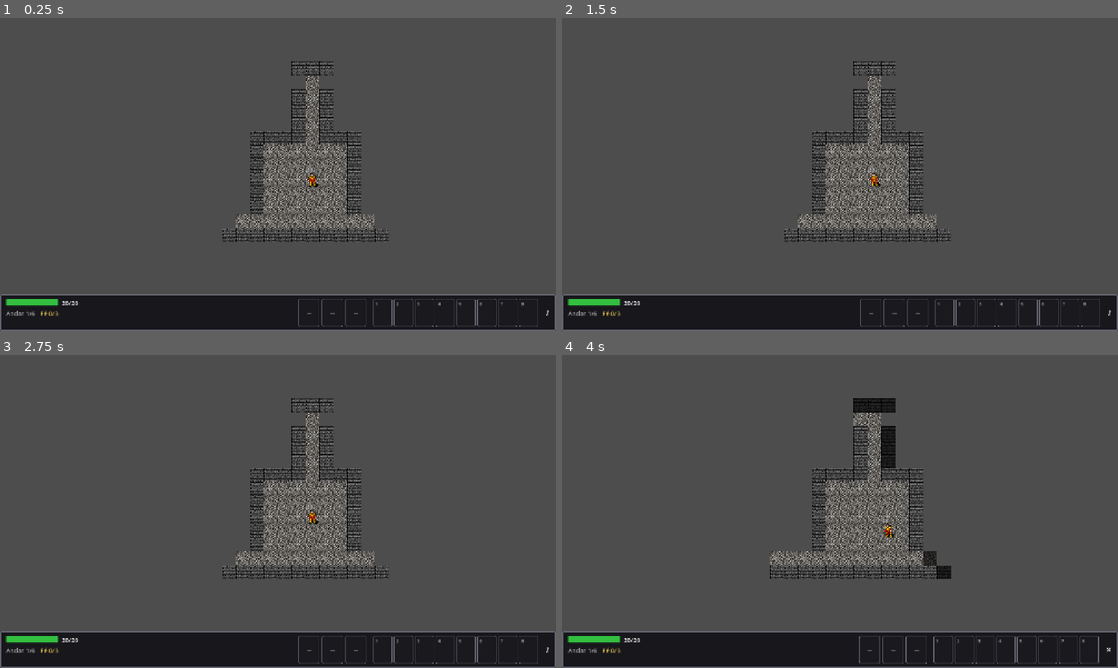
Above: before the commit, frames 1-4 (two rows, left to right).
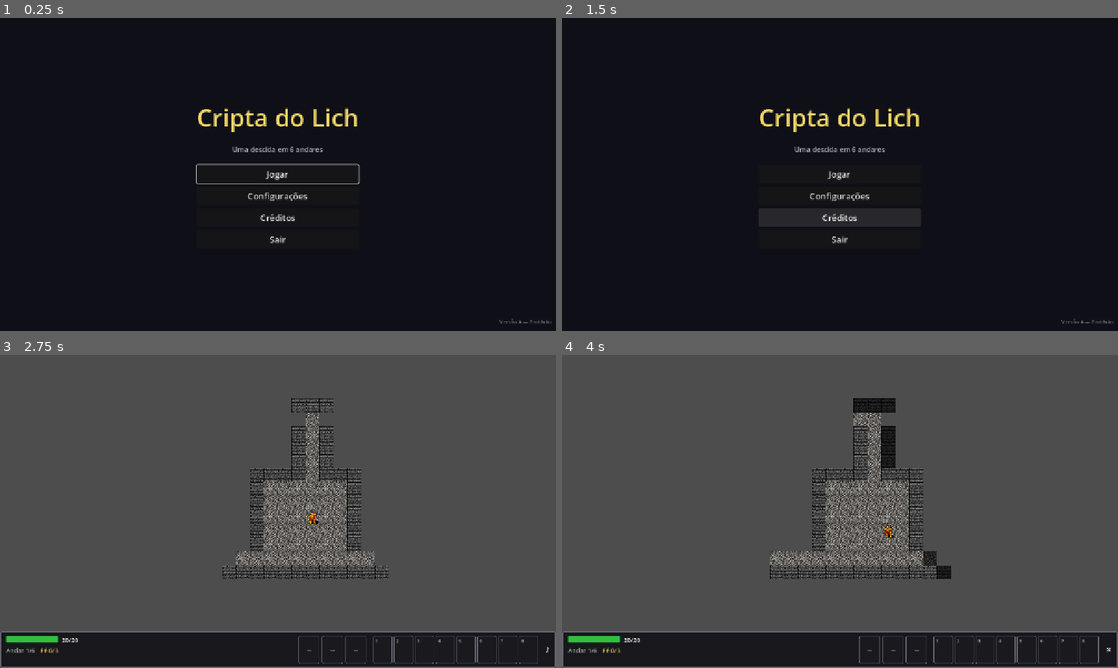
Above: after the commit, the same moments.

Repository: NicolasDeNigris91/Public_Roguelike
Game: Godot game, scene res://scenes/main_menu.tscn
The game is run twice, just before and just after one commit, with the same random seed, the same clock (stepped at 60 frames per second) and the same inputs. Before the commit the project starts from res://scenes/main.tscn.
Inputs (mouse positions are in pixels of both pictures, inside the frame that each line leads up to):
- Up to frame 1 (0.25 s): no input
- Up to frame 2 (1.5 s): click (840, 196) at 0.5 s, where only the run after the commit has a clickable "Configurações"; click (840, 218) at 1.25 s, where only the run after the commit has a clickable "Créditos"
- Up to frame 3 (2.75 s): click (278, 511) at 2 s, where only the run after the commit has a clickable "Jogar"
- Up to frame 4 (4 s): tap Enter at 2.75 s; move the mouse to (962, 495) at 2.77 s; hold Right 2.78-3.53 s; tap M at 2.85 s; move the mouse to (728, 527) at 3.52 s; hold Down from 3.53 s (still down); tap R at 3.6 s

The runs differ from the first frame. In frame 1, 89% of the frame differs, in the area x 0-100%, y 0-100%; in frame 2, 89%; in frame 3, less than 0.1%; in frame 4, less than 0.1%.

Commit message:
feat: add main menu as boot scene with title 'Cripta do Lich'
Main menu has 4 buttons (Jogar / Configurações / Créditos / Sair),
centered layout with large gold title and subtitle 'Uma descida em 6
andares'. Play transitions to scenes/main.tscn (unchanged game scene).
Settings and Credits buttons reveal hidden overlay CanvasLayers that
will be populated in the next commits. Quit calls get_tree().quit().

project.godot: main_scene now points to main_menu.tscn; game name
changed to 'Cripta do Lich'.

Diff:
--- a/project.godot
+++ b/project.godot
@@ -10,9 +10,9 @@
 
 [application]
 
-config/name="Roguelike"
+config/name="Cripta do Lich"
 config/description="Turn-based grid roguelike — portfolio piece."
-run/main_scene="res://scenes/main.tscn"
+run/main_scene="res://scenes/main_menu.tscn"
 config/features=PackedStringArray("4.6", "GL Compatibility")
 config/icon="res://icon.svg"
 
--- /dev/null
+++ b/scenes/main_menu.tscn
@@ -0,0 +1,97 @@
+[gd_scene load_steps=2 format=3]
+
+[ext_resource type="Script" path="res://scripts/main_menu.gd" id="1_menu"]
+
+[node name="MainMenu" type="Control"]
+layout_mode = 3
+anchors_preset = 15
+anchor_right = 1.0
+anchor_bottom = 1.0
+script = ExtResource("1_menu")
+
+[node name="Background" type="ColorRect" parent="."]
+layout_mode = 1
+anchors_preset = 15
+anchor_right = 1.0
+anchor_bottom = 1.0
+color = Color(0.06, 0.06, 0.09, 1)
+
+[node name="CenterContainer" type="CenterContainer" parent="."]
+layout_mode = 1
+anchors_preset = 15
+anchor_right = 1.0
+anchor_bottom = 1.0
+
+[node name="VBoxContainer" type="VBoxContainer" parent="CenterContainer"]
+layout_mode = 2
+theme_override_constants/separation = 24
+alignment = 1
+
+[node name="TitleLabel" type="Label" parent="CenterContainer/VBoxContainer"]
+layout_mode = 2
+theme_override_colors/font_color = Color(0.95, 0.85, 0.4, 1)
+theme_override_font_sizes/font_size = 56
+text = "Cripta do Lich"
+horizontal_alignment = 1
+
+[node name="SubtitleLabel" type="Label" parent="CenterContainer/VBoxContainer"]
+layout_mode = 2
+theme_override_colors/font_color = Color(0.7, 0.7, 0.75, 1)
+theme_override_font_sizes/font_size = 16
+text = "Uma descida em 6 andares"
+horizontal_alignment = 1
+
+[node name="ButtonsVBox" type="VBoxContainer" parent="CenterContainer/VBoxContainer"]
+layout_mode = 2
+theme_override_constants/separation = 8
+alignment = 1
+
+[node name="PlayButton" type="Button" parent="CenterContainer/VBoxContainer/ButtonsVBox"]
+custom_minimum_size = Vector2(220, 42)
+layout_mode = 2
+theme_override_font_sizes/font_size = 20
+text = "Jogar"
+
+[node name="SettingsButton" type="Button" parent="CenterContainer/VBoxContainer/ButtonsVBox"]
+custom_minimum_size = Vector2(220, 42)
+layout_mode = 2
+theme_override_font_sizes/font_size = 20
+text = "Configurações"
+
+[node name="CreditsButton" type="Button" parent="CenterContainer/VBoxContainer/ButtonsVBox"]
+custom_minimum_size = Vector2(220, 42)
+layout_mode = 2
+theme_override_font_sizes/font_size = 20
+text = "Créditos"
+
+[node name="QuitButton" type="Button" parent="CenterContainer/VBoxContainer/ButtonsVBox"]
+custom_minimum_size = Vector2(220, 42)
+layout_mode = 2
+theme_override_font_sizes/font_size = 20
+text = "Sair"
+
+[node name="VersionLabel" type="Label" parent="."]
+layout_mode = 1
+anchors_preset = 3
+anchor_left = 1.0
+anchor_top = 1.0
+anchor_right = 1.0
+anchor_bottom = 1.0
+offset_left = -140.0
+offset_top = -30.0
+offset_right = -10.0
+offset_bottom = -10.0
+grow_horizontal = 0
+grow_vertical = 0
+theme_override_colors/font_color = Color(0.5, 0.5, 0.55, 1)
+theme_override_font_sizes/font_size = 12
+text = "Versão A — Portfolio"
+horizontal_alignment = 2
+
+[node name="SettingsOverlay" type="CanvasLayer" parent="."]
+visible = false
+layer = 10
+
+[node name="CreditsOverlay" type="CanvasLayer" parent="."]
+visible = false
+layer = 10
--- /dev/null
+++ b/scripts/main_menu.gd
@@ -0,0 +1,29 @@
+extends Control
+# Main menu — boot scene. Transitions to game.tscn via Play button, shows
+# settings / credits overlays, or quits.
+
+@onready var _play_button: Button = $CenterContainer/VBoxContainer/ButtonsVBox/PlayButton
+@onready var _settings_button: Button = $CenterContainer/VBoxContainer/ButtonsVBox/SettingsButton
+@onready var _credits_button: Button = $CenterContainer/VBoxContainer/ButtonsVBox/CreditsButton
+@onready var _quit_button: Button = $CenterContainer/VBoxContainer/ButtonsVBox/QuitButton
+@onready var _settings_overlay: CanvasLayer = $SettingsOverlay
+@onready var _credits_overlay: CanvasLayer = $CreditsOverlay
+
+func _ready() -> void:
+	_play_button.pressed.connect(_on_play)
+	_settings_button.pressed.connect(_on_settings)
+	_credits_button.pressed.connect(_on_credits)
+	_quit_button.pressed.connect(_on_quit)
+	_play_button.grab_focus()
+
+func _on_play() -> void:
+	get_tree().change_scene_to_file("res://scenes/main.tscn")
+
+func _on_settings() -> void:
+	_settings_overlay.visible = true
+
+func _on_credits() -> void:
+	_credits_overlay.visible = true
+
+func _on_quit() -> void:
+	get_tree().quit()
